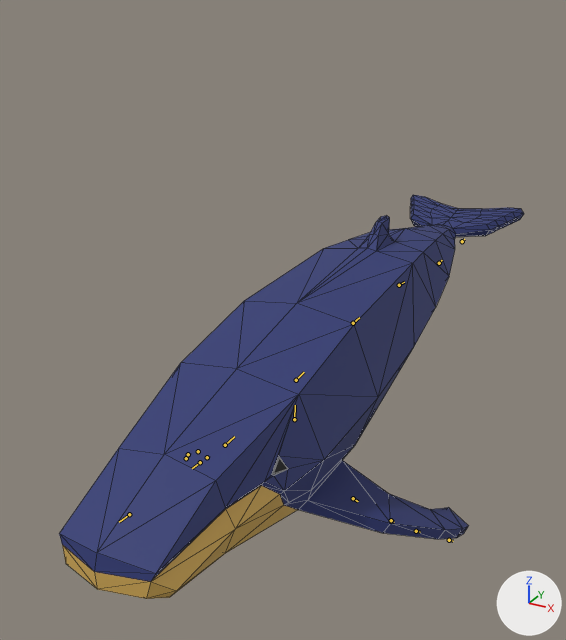
An edit to the glTF model godot/prefabs/Whales/Blue_Whale.glb, drawn before and after from the same camera.
Camera for both pictures: a camera (50 mm lens) standing at (30.6, -58.1, 35.3) and looking at (-5.9, 8.3, 2.1). Every picture has the same lights, and +X, +Y and +Z are marked at lower right. The bones that bend it are drawn over the model as lines. Mesh edges are drawn as thin lines.

In view in the first picture: 'Whale'.
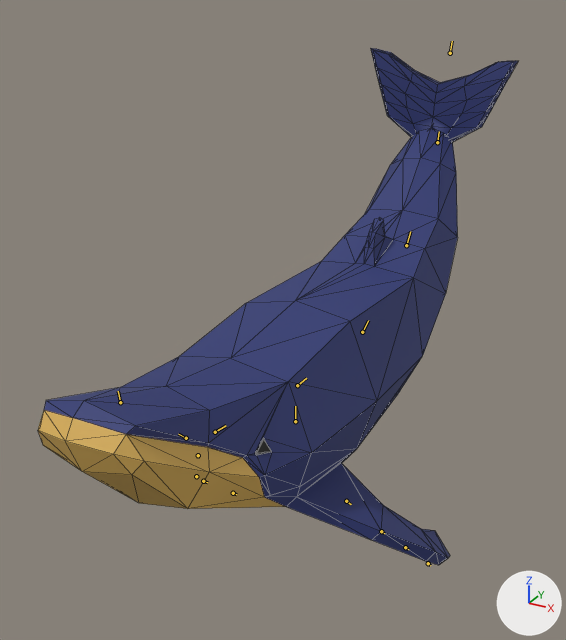
The newer file adds an action. The first version stands in its rest pose; the second is drawn at frame 32 of the action 'Dolphin_Swim'.

Where the change shows, as pixel boxes [x1, y1, x2, y2] in the pictures (566 x 640 px):
'Whale', posed (28% taller)
    before: [59, 195, 524, 599]
    after: [38, 48, 518, 565]
bone 'Spine1', root to tip
    before: (225, 445) to (234, 436)
    after: (215, 432) to (226, 425)
bone 'Spine2', root to tip
    before: (296, 380) to (304, 372)
    after: (297, 385) to (306, 378)
bone 'Spine3', root to tip
    before: (353, 323) to (359, 317)
    after: (362, 332) to (368, 320)
bone 'Spine4', root to tip
    before: (399, 285) to (404, 282)
    after: (406, 245) to (410, 231)
bone 'Tail', root to tip
    before: (439, 263) to (442, 260)
    after: (437, 142) to (439, 131)
bone 'TopFlipper.L', root to tip
    before: (353, 498) to (358, 501)
    after: (346, 501) to (351, 504)
bone 'BottomFlipper.L', root to tip
    before: (416, 531) to (420, 532)
    after: (405, 547) to (408, 549)
bone 'TopFlipper.R', root to tip
    before: (198, 451) to (196, 452)
    after: (198, 455) to (198, 458)
bone 'BottomFlipper.R', root to tip
    before: (188, 454) to (190, 455)
    after: (203, 481) to (207, 482)
bone 'Head', root to tip
    before: (200, 462) to (192, 468)
    after: (186, 438) to (178, 434)

Patch to the scene script:
```diff
--- a/godot/prefabs/Whales/Blue_Whale.glb.py
+++ b/godot/prefabs/Whales/Blue_Whale.glb.py
@@ bone_rig_object @@
 bone_rig_object = bpy.data.objects['Armature']  # the whole rig 'Armature'
-bone_rig_object.rotation_quaternion = (1.0, 0.0, 0.0, 0.0)  # degrees (0, 0, 0)
+bone_rig_object.rotation_quaternion = (0.998, -0.039, -0.036, -0.039)  # degrees (-4, -4, -4)
@@ bone_spine1 @@
 bone_spine1 = bpy.data.objects['Armature'].pose.bones['Spine1']  # child of 'Root'
-bone_spine1.rotation_quaternion = (1.0, 0.0, 0.0, 0.0)  # degrees (0, 0, 0)
+bone_spine1.rotation_quaternion = (1.0, -0.021, 0.001, -0.006)  # degrees (-2, 0, -1)
@@ bone_spine2 @@
 bone_spine2 = bpy.data.objects['Armature'].pose.bones['Spine2']  # child of 'Spine1'
-bone_spine2.rotation_quaternion = (1.0, 0.0, 0.0, 0.0)  # degrees (0, 0, 0)
+bone_spine2.rotation_quaternion = (0.999, 0.047, 0.014, 0.003)  # degrees (5, 2, 0)
@@ bone_spine3 @@
 bone_spine3 = bpy.data.objects['Armature'].pose.bones['Spine3']  # child of 'Spine2'
-bone_spine3.rotation_quaternion = (1.0, 0.0, 0.0, 0.0)  # degrees (0, 0, 0)
+bone_spine3.rotation_quaternion = (0.966, 0.254, 0.039, 0.039)  # degrees (30, 3, 5)
@@ bone_spine4 @@
 bone_spine4 = bpy.data.objects['Armature'].pose.bones['Spine4']  # child of 'Spine3'
-bone_spine4.rotation_quaternion = (1.0, 0.0, 0.0, 0.0)  # degrees (0, 0, 0)
+bone_spine4.rotation_quaternion = (0.987, 0.152, 0.043, 0.043)  # degrees (18, 4, 6)
@@ bone_tail @@
 bone_tail = bpy.data.objects['Armature'].pose.bones['Tail']  # child of 'Spine4'
-bone_tail.rotation_quaternion = (1.0, 0.0, 0.0, 0.0)  # degrees (0, 0, 0)
+bone_tail.rotation_quaternion = (0.943, 0.333, -0.004, -0.004)  # degrees (39, 0, -1)
@@ bone_topflipper_l @@
 bone_topflipper_l = bpy.data.objects['Armature'].pose.bones['TopFlipper.L']  # child of 'Spine1'
-bone_topflipper_l.rotation_quaternion = (1.0, 0.0, 0.0, 0.0)  # degrees (0, 0, 0)
+bone_topflipper_l.rotation_quaternion = (0.997, -0.035, 0.042, 0.056)  # degrees (-4, 5, 6)
@@ bone_bottomflipper_l @@
 bone_bottomflipper_l = bpy.data.objects['Armature'].pose.bones['BottomFlipper.L']  # child of 'MidFlipper.L'
-bone_bottomflipper_l.rotation_quaternion = (1.0, 0.0, 0.0, 0.0)  # degrees (0, 0, 0)
+bone_bottomflipper_l.rotation_quaternion = (0.993, -0.03, 0.085, 0.081)  # degrees (-3, 10, 9)
@@ bone_topflipper_r @@
 bone_topflipper_r = bpy.data.objects['Armature'].pose.bones['TopFlipper.R']  # child of 'Spine1'
-bone_topflipper_r.rotation_quaternion = (1.0, 0.0, 0.0, 0.0)  # degrees (0, 0, 0)
+bone_topflipper_r.rotation_quaternion = (0.996, -0.05, -0.04, -0.058)  # degrees (-5, -5, -6)
@@ bone_bottomflipper_r @@
 bone_bottomflipper_r = bpy.data.objects['Armature'].pose.bones['BottomFlipper.R']  # child of 'MidFlipper.R'
-bone_bottomflipper_r.rotation_quaternion = (1.0, 0.0, 0.0, 0.0)  # degrees (0, 0, 0)
+bone_bottomflipper_r.rotation_quaternion = (0.998, -0.006, -0.05, -0.043)  # degrees (0, -6, -5)
@@ bone_head @@
 bone_head = bpy.data.objects['Armature'].pose.bones['Head']  # child of 'Root'
-bone_head.location = (0.0, 0.0, 0.0)
-bone_head.rotation_quaternion = (1.0, 0.0, 0.0, 0.0)  # degrees (0, 0, 0)
+bone_head.location = (0.0, 0.01, -0.07)
+bone_head.rotation_quaternion = (0.954, -0.3, 0.004, -0.004)  # degrees (-35, 0, -1)
```
